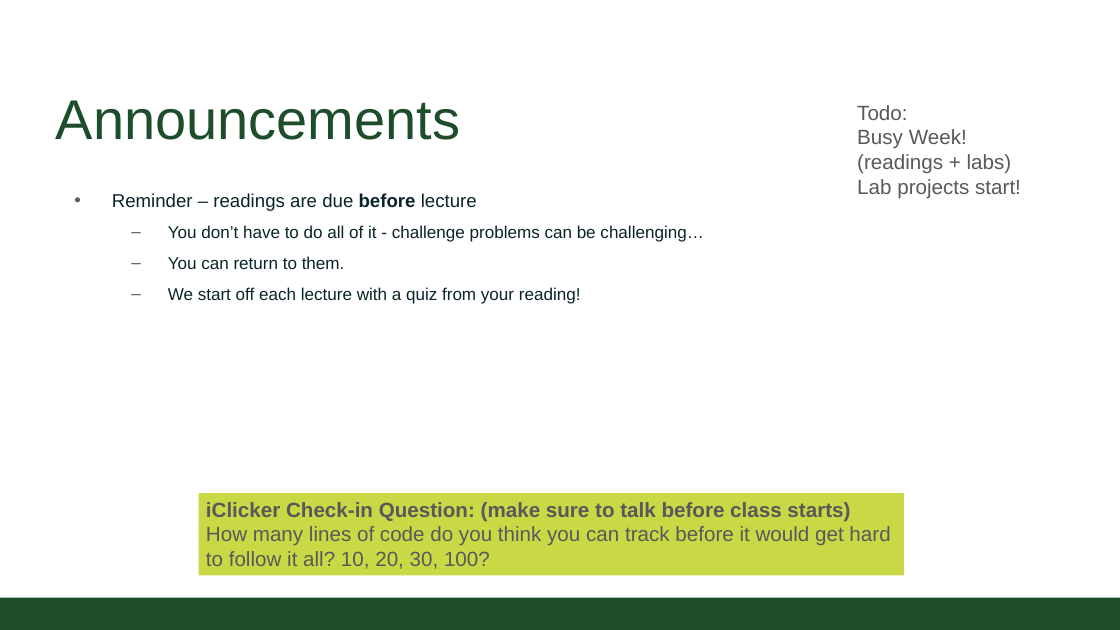
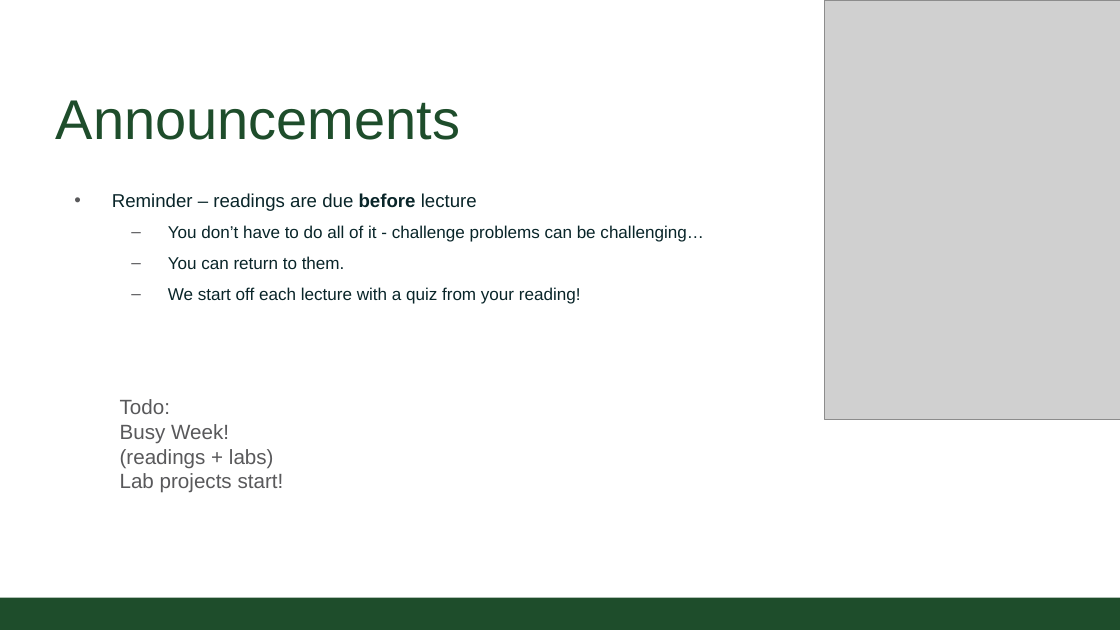
Before and after one commit to CSU-CompSci-CS163-4/Handouts, a slide deck: slide 2 of slides/On-Campus/02_02_ObjectsMethods.pptx. Drawn at 1120x630 pixels with LibreOffice and Linux fonts; fonts in the diff are those of the drawing; grey boxes stand for pictures; background and template pictures are left out. Boxes give left, top, right and bottom in pixels: in the first picture for what was removed or moved away, otherwise in the second. Text is boxed around its words. In the diff, an @@ line names an element or a change of style, - is before the commit and + after.

```diff
--- a/slides/On-Campus/02_02_ObjectsMethods.pptx
+++ b/slides/On-Campus/02_02_ObjectsMethods.pptx
@@ picture added at <box>824,0,1120,419</box> @@
@@ text "Todo:": place and size @@
-text "Todo:" at <box>857,105,1021,199</box>
+text "Todo:" at <box>120,399,284,493</box>
@@ rectangle removed at <box>199,493,904,575</box> @@
-iClicker Check-in Question: (make sure to talk before class starts)
-How many lines of code do you think you can track before it would get hard
-to follow it all? 10, 20, 30, 100?
```
Also in this commit, not shown: 1 other slide changed.
